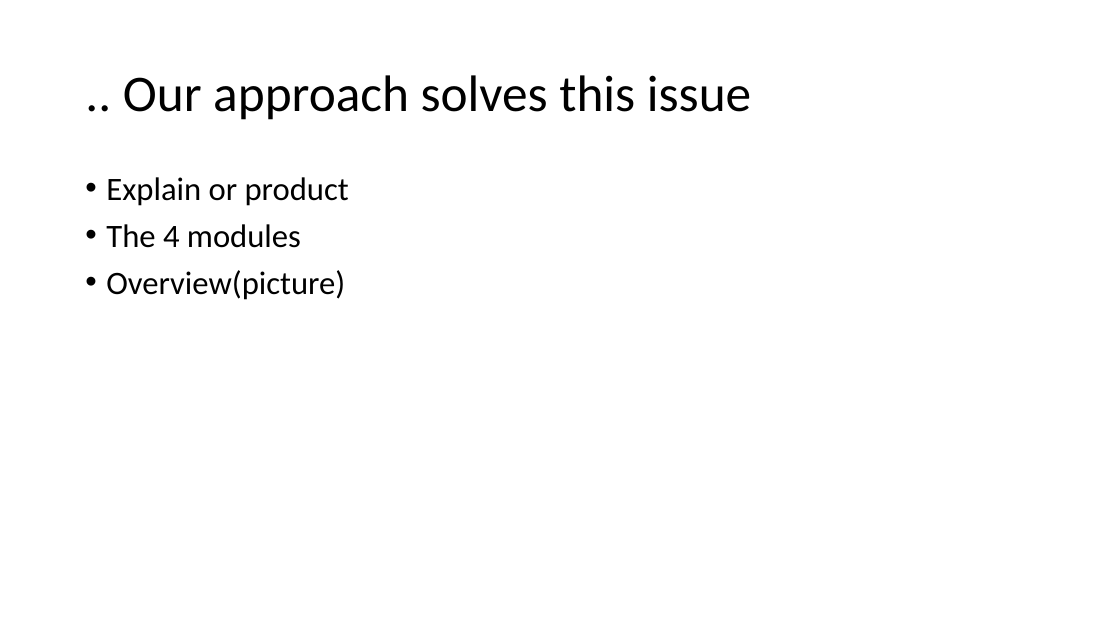
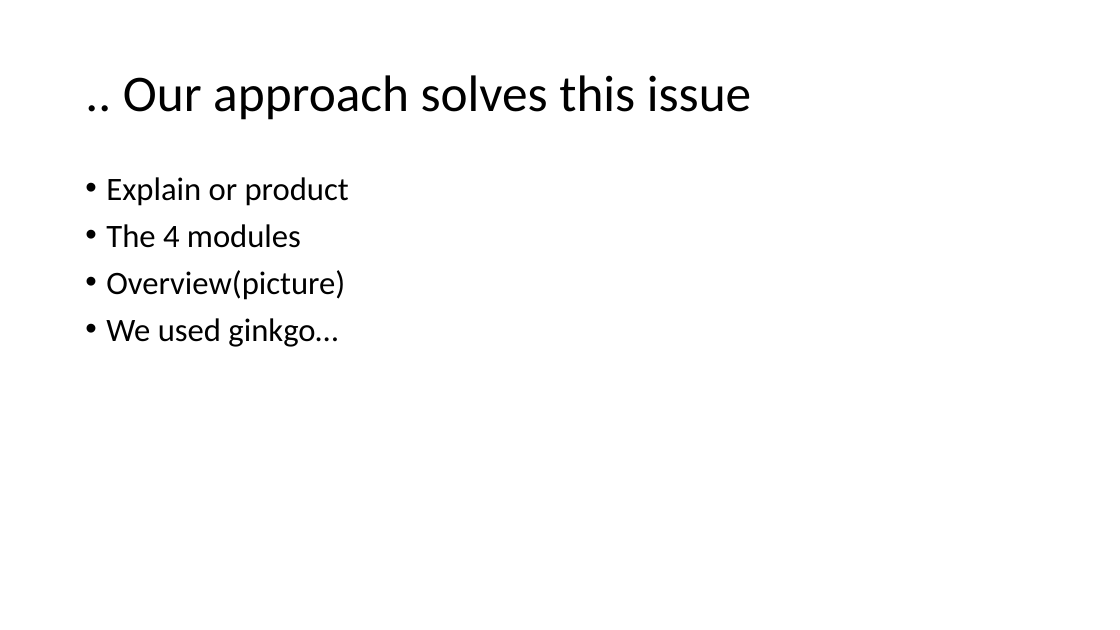
Before and after one commit to TheSlimvReal/PSE---LA-meets-ML, a slide deck: slide 12 of Final Presentation/La meets ML.pptx (slide 14 before the commit). Drawn at 1120x630 pixels with LibreOffice and Linux fonts; fonts in the diff are those of the drawing. Boxes give left, top, right and bottom in pixels: in the first picture for what was removed or moved away, otherwise in the second. Text is boxed around its words. In the diff, an @@ line names an element or a change of style, - is before the commit and + after.

```diff
--- a/Final Presentation/La meets ML.pptx
+++ b/Final Presentation/La meets ML.pptx
@@ text at [106, 318, 338, 347]: paragraph added @@
+• We used ginkgo…
```
Also in this commit, not shown: 2 slides added, 4 slides removed.
